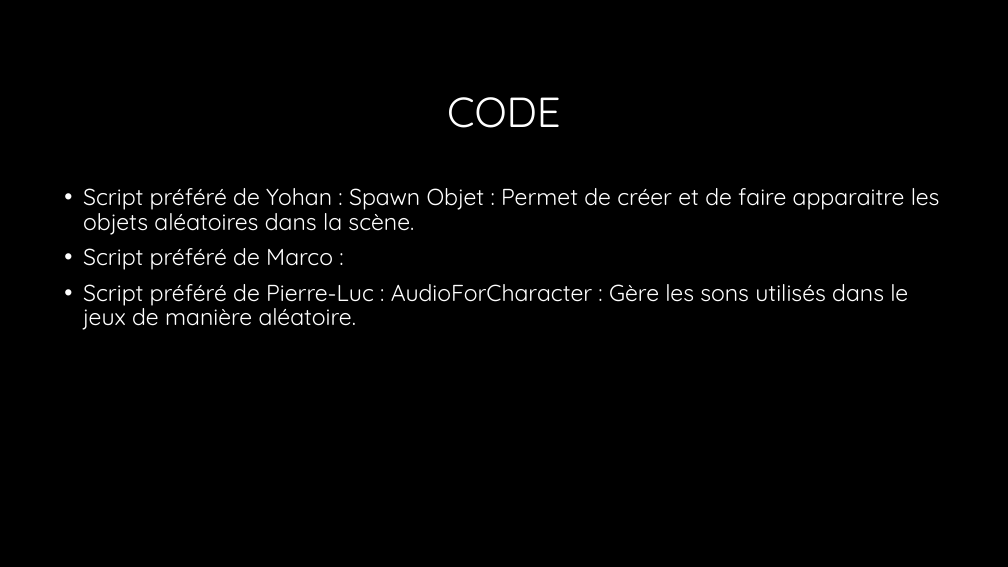
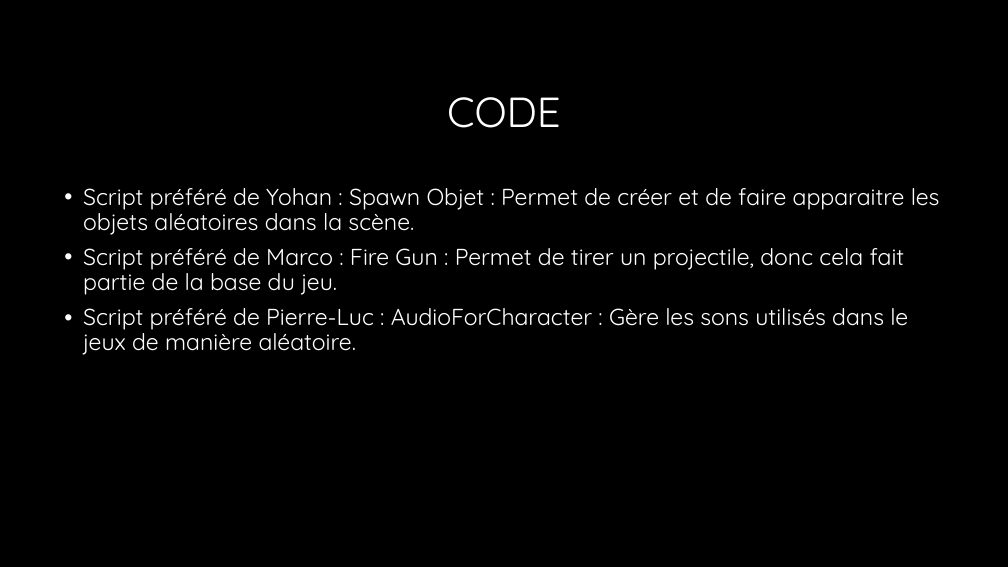
Before and after one commit to ThimbleDice/Elemental-Clash-Legend, a slide deck: slide 16 of Elemantal Clash PowerPoint.pptx (slide 14 before the commit). Drawn at 1008x567 pixels with LibreOffice and Linux fonts; fonts in the diff are those of the drawing; background and template pictures are left out. Boxes give left, top, right and bottom in pixels: in the first picture for what was removed or moved away, otherwise in the second. Text is boxed around its words. In the diff, an @@ line names an element or a change of style, - is before the commit and + after.

```diff
--- a/Elemantal Clash PowerPoint.pptx
+++ b/Elemantal Clash PowerPoint.pptx
@@ text at [83, 248, 905, 295]: text changed @@
-• Script préféré de Marco :
+• Script préféré de Marco : Fire Gun : Permet de tirer un projectile, donc cela fait partie de la base du jeu.
```
Also in this commit, not shown: 2 other slides changed, 3 slides added.
